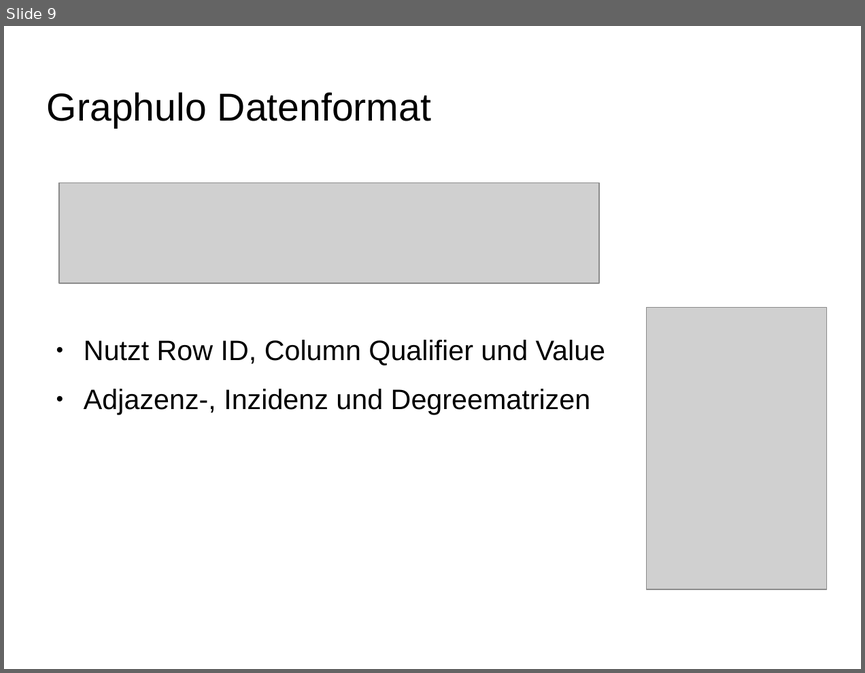
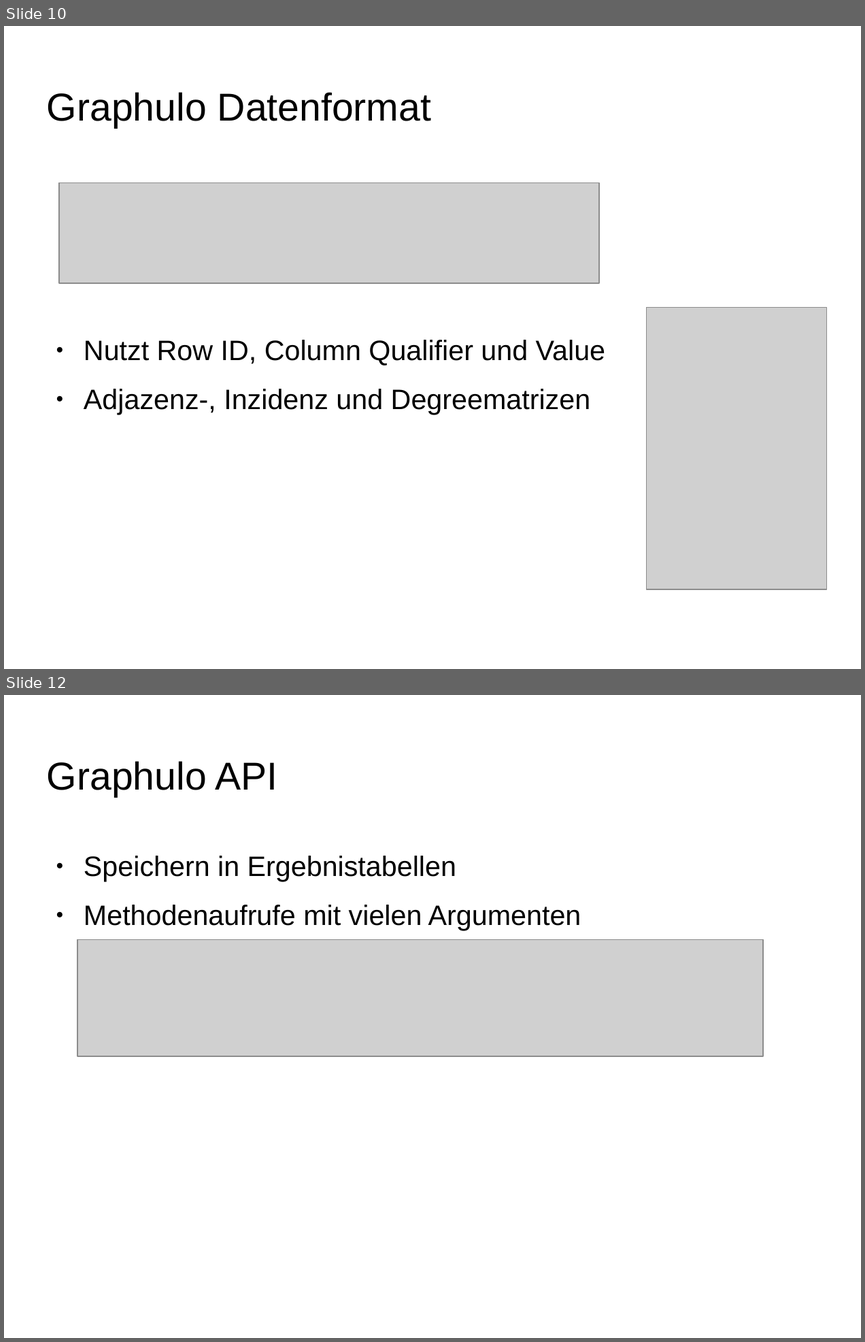
Before and after one commit to ScaDS/dblp-graphulo, a slide deck: doc/testat1.odp. Shown one above the other, each under a label of ours: slide 9 before the commit, slides 10 and 12 after it; the slides between them are not shown. The pictures are 865x673 and 865x1342 pixels, drawn with LibreOffice and Linux fonts; fonts in the diff are those of the drawing; grey boxes stand for pictures; background and template pictures are left out. Boxes give left, top, right and bottom in pixels: in the first picture for what was removed or moved away, otherwise in the second. Text is boxed around its words. In the diff, an @@ line names an element or a change of style, - is before the commit and + after.

```diff
--- a/doc/testat1.odp
+++ b/doc/testat1.odp
@@ slide 12 added at (4, 695, 861, 1338), background picture (left out) @@
@@ title added at (47, 761, 278, 797), 36 pt, text #000000 @@
+Graphulo API
@@ text added at (84, 855, 581, 930), 26 pt, text #000000 @@
+● Speichern in Ergebnistabellen
+● Methodenaufrufe mit vielen Argumenten
@@ picture added at (77, 940, 763, 1057) @@
@@ what was slide 9 is now slide 10 @@
```
Also in this commit, not shown: 5 other slides added, 1 slide removed, 3 other files.
